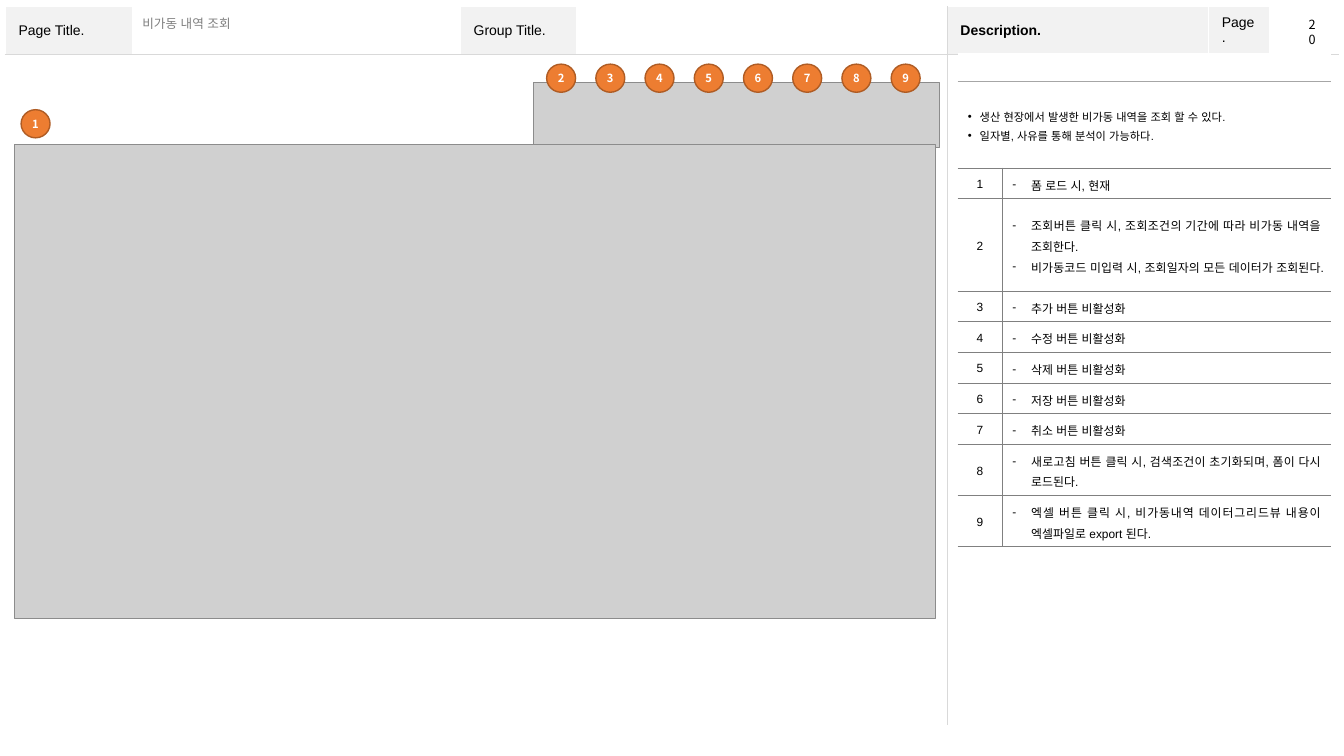
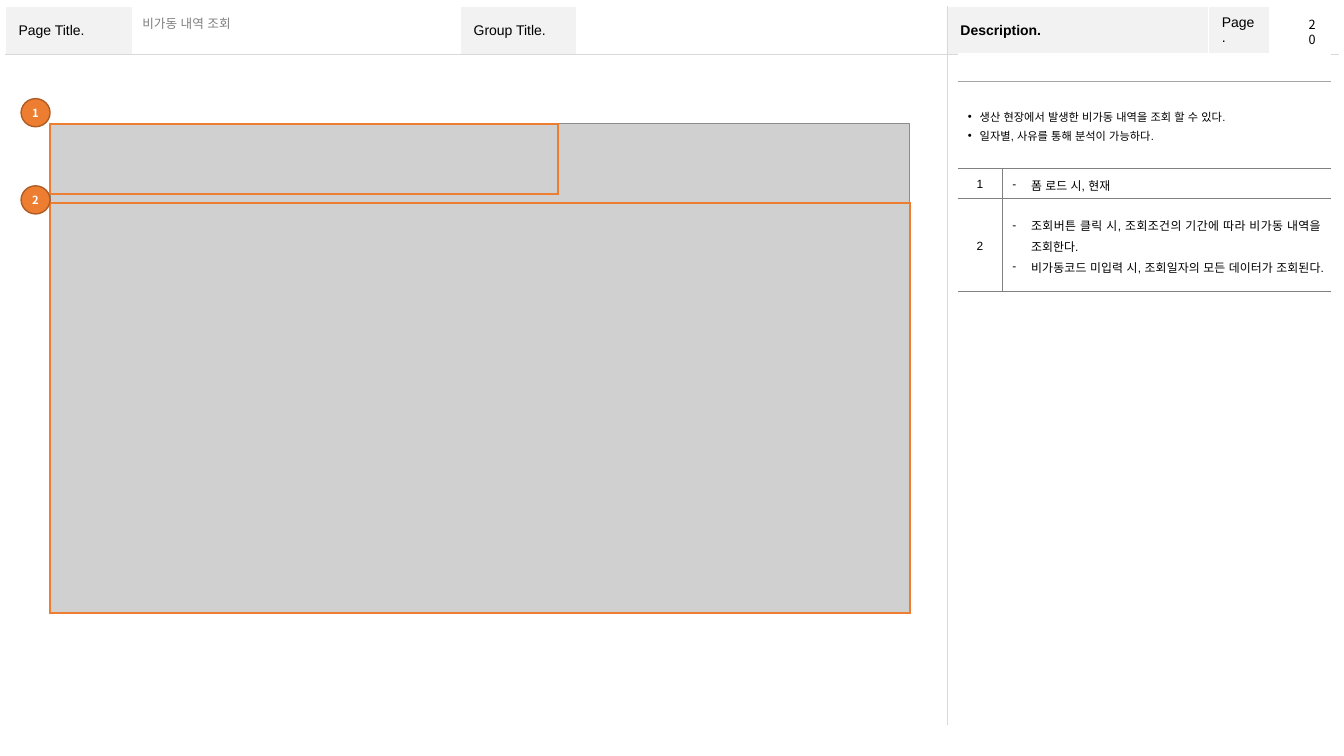
Before and after one commit to YJY1512/GoodeeTeamProject2, a slide deck: slide 20 of Team2 화면설계서.pptx. Drawn at 1344x756 pixels with LibreOffice and Linux fonts; fonts in the diff are those of the drawing; grey boxes stand for pictures. Boxes give left, top, right and bottom in pixels: in the first picture for what was removed or moved away, otherwise in the second. Text is boxed around its words. In the diff, an @@ line names an element or a change of style, - is before the commit and + after.

```diff
--- a/Team2 화면설계서.pptx
+++ b/Team2 화면설계서.pptx
@@ table at bbox=[958, 52, 1331, 278] @@
-row 5: 3 | 추가 버튼 비활성화
-row 6: 4 | 수정 버튼 비활성화
-row 7: 5 | 삭제 버튼 비활성화
-row 8: 6 | 저장 버튼 비활성화
-row 9: 7 | 취소 버튼 비활성화
-row 10: 8 | 새로고침 버튼 클릭 시, 검색조건이 초기화되며, 폼이 다시 로드된다.
-row 11: 9 | 엑셀 버튼 클릭 시, 비가동내역 데이터그리드뷰 내용이 엑셀파일로 export 된다.
@@ picture removed at bbox=[533, 83, 940, 148] @@
@@ ellipse removed at bbox=[596, 65, 625, 93] @@
-3
@@ ellipse removed at bbox=[645, 65, 675, 93] @@
-4
@@ ellipse removed at bbox=[695, 65, 724, 93] @@
-5
@@ ellipse removed at bbox=[744, 65, 773, 93] @@
-6
@@ ellipse removed at bbox=[792, 65, 822, 93] @@
-7
@@ ellipse removed at bbox=[842, 65, 871, 93] @@
-8
@@ ellipse removed at bbox=[891, 65, 921, 93] @@
-9
@@ ellipse "1": place and size @@
-ellipse "1" at bbox=[21, 110, 50, 138]
+ellipse "1" at bbox=[21, 99, 50, 127]
@@ picture: place and size @@
-picture at bbox=[15, 144, 936, 619]
+picture at bbox=[50, 124, 910, 613]
@@ rectangle added at bbox=[50, 124, 559, 195], outline #ED7D31 1.5 pt @@
@@ ellipse "2": place and size @@
-ellipse "2" at bbox=[546, 65, 576, 93]
+ellipse "2" at bbox=[21, 186, 50, 214]
@@ rectangle added at bbox=[50, 204, 910, 613], outline #ED7D31 1.5 pt @@
```
Also in this commit, not shown: 11 other slides changed, 1 slide added, 1 slide removed, 8 other files.
